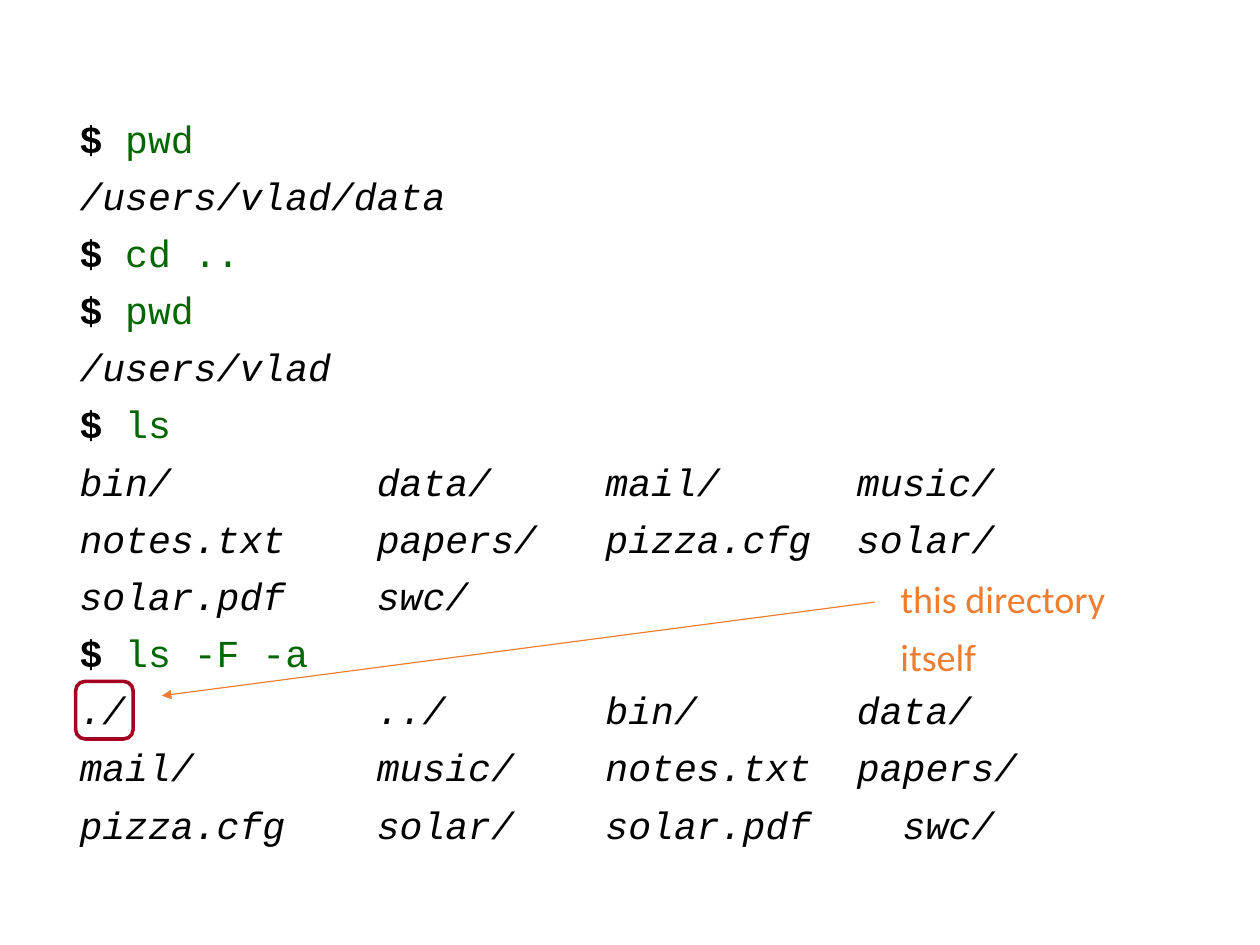
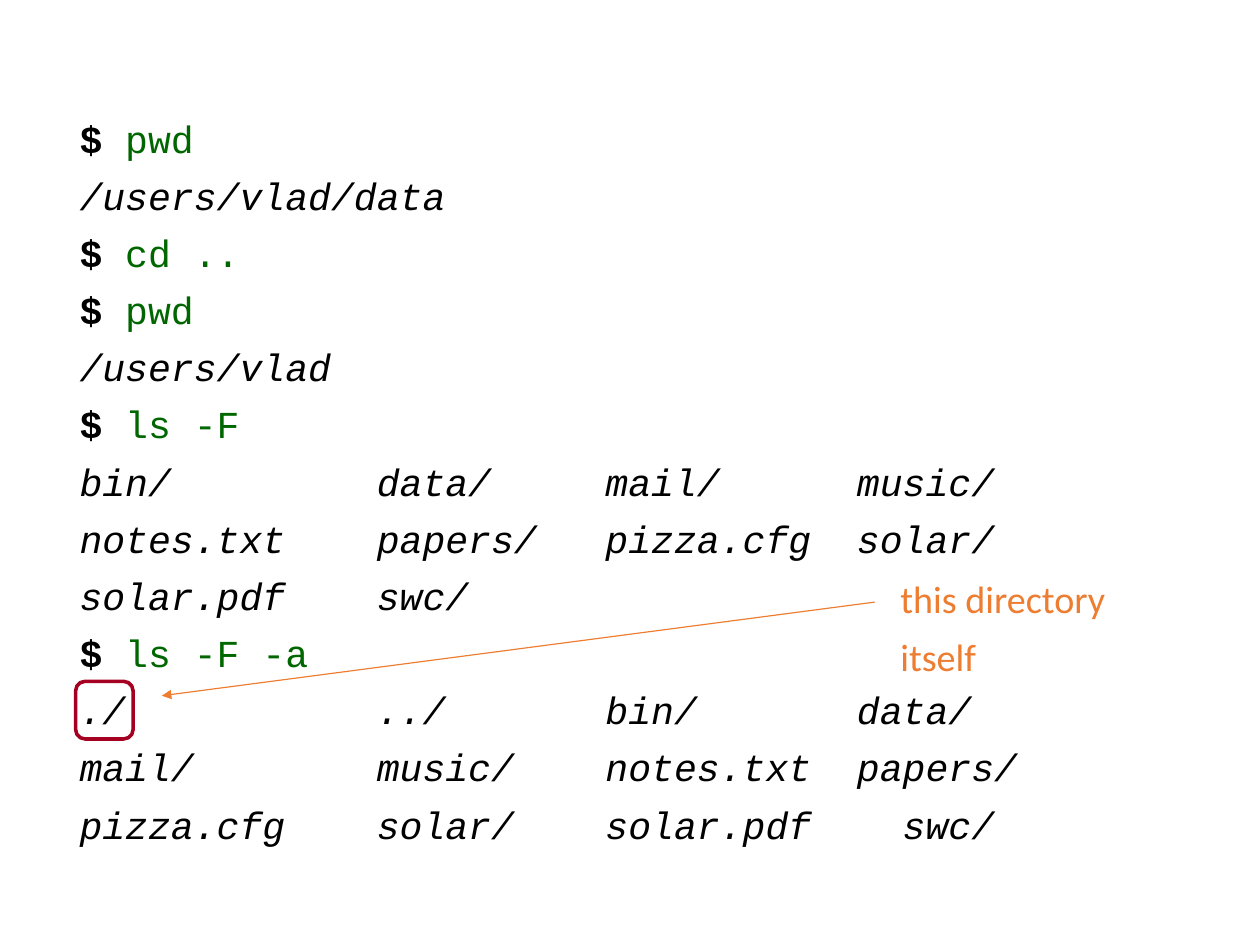
Before and after one commit to ncasuk/ncas-isc, a slide deck: slide 108 of shell/presentations/03_intro.pptx. Drawn at 1260x945 pixels with LibreOffice and Linux fonts; fonts in the diff are those of the drawing; background and template pictures are left out. Boxes give left, top, right and bottom in pixels: in the first picture for what was removed or moved away, otherwise in the second. Text is boxed around its words. In the diff, an @@ line names an element or a change of style, - is before the commit and + after.

Commit message:
Corrected a few typos in shell slides

```diff
--- a/shell/presentations/03_intro.pptx
+++ b/shell/presentations/03_intro.pptx
@@ text at [125,411,240,439]: text changed @@
-$ ls
+$ ls -F
```
Also in this commit, not shown: 1 other slide changed, 5 other files.
